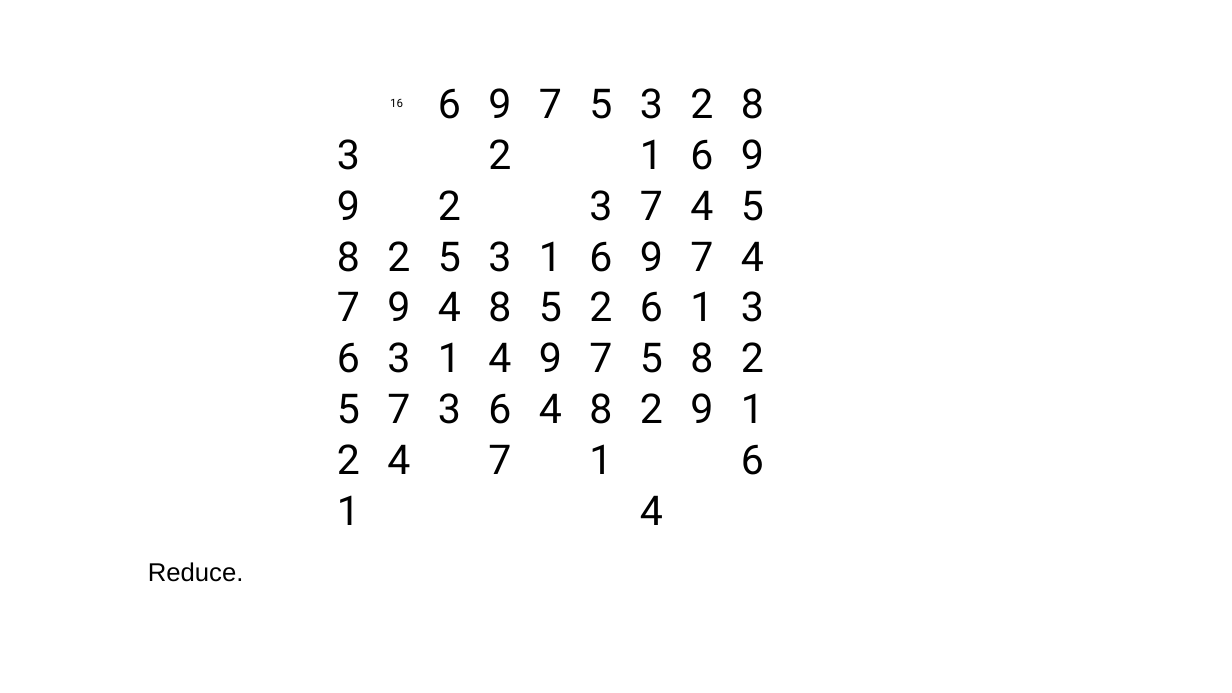
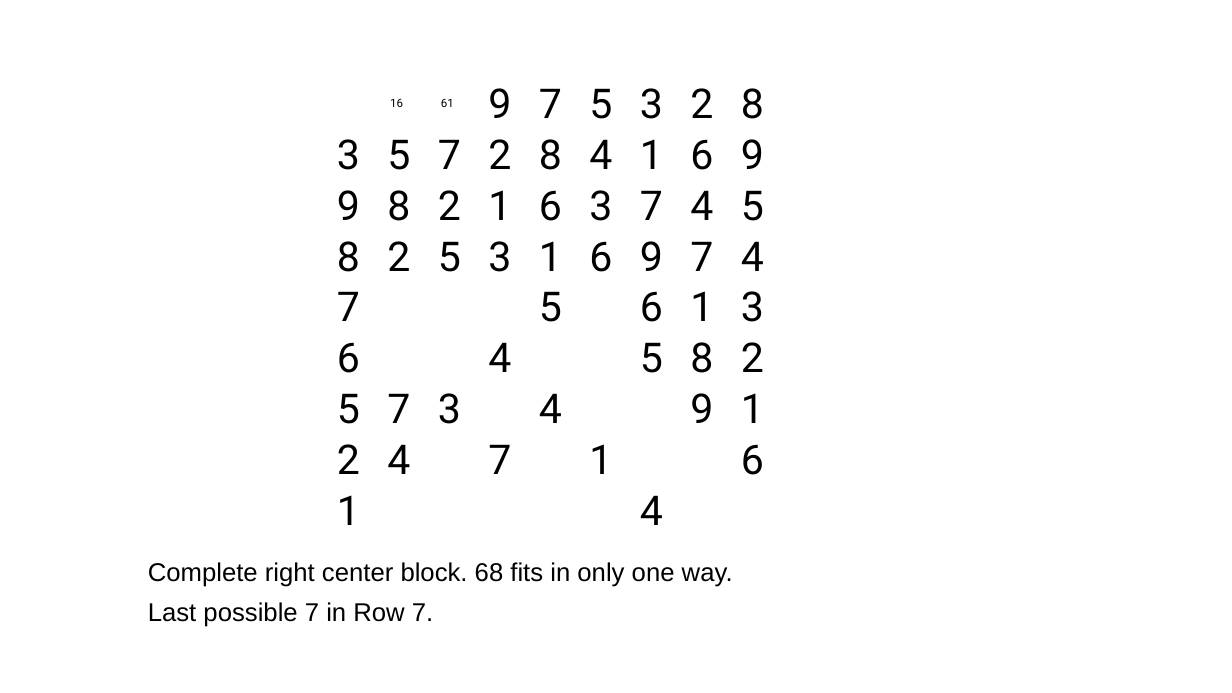
Before and after one commit to jhardis/WSJ_Number_Puzzles, a slide deck: slide 35 of 20260627_2.pptx. Drawn at 1232x693 pixels with LibreOffice and Linux fonts; fonts in the diff are those of the drawing; background and template pictures are left out. Boxes give left, top, right and bottom in pixels: in the first picture for what was removed or moved away, otherwise in the second. Text is boxed around its words. In the diff, an @@ line names an element or a change of style, - is before the commit and + after.

```diff
--- a/20260627_2.pptx
+++ b/20260627_2.pptx
@@ text added at [441,99,454,107], 9 pt, text #000000 @@
+61
@@ text added at [387,139,410,170], 32 pt, text #000000 @@
+5
@@ text "7": place and size @@
-text "7" at [589,342,612,372]
+text "7" at [438,139,461,169]
@@ text "8": place and size @@
-text "8" at [589,393,612,424]
+text "8" at [539,139,562,170]
@@ text "4": place and size @@
-text "4" at [438,291,461,321]
+text "4" at [589,139,612,169]
@@ text "8": place and size @@
-text "8" at [488,291,511,322]
+text "8" at [387,190,410,221]
@@ text "1": place and size @@
-text "1" at [438,342,461,372]
+text "1" at [488,190,511,220]
@@ text "6": place and size @@
-text "6" at [438,88,461,119]
+text "6" at [539,190,562,221]
@@ text removed at [387,291,410,321] @@
-9
@@ text removed at [589,291,612,321] @@
-2
@@ text removed at [387,342,410,373] @@
-3
@@ text removed at [539,342,562,372] @@
-9
@@ text removed at [488,393,511,424] @@
-6
@@ text removed at [640,393,663,423] @@
-2
@@ text at [148,562,733,627]: text changed @@
-Reduce.
+Complete right center block. 68 fits in only one way.
+Last possible 7 in Row 7.
```
Also in this commit, not shown: 18 other slides changed, 7 slides added, 7 slides removed.
